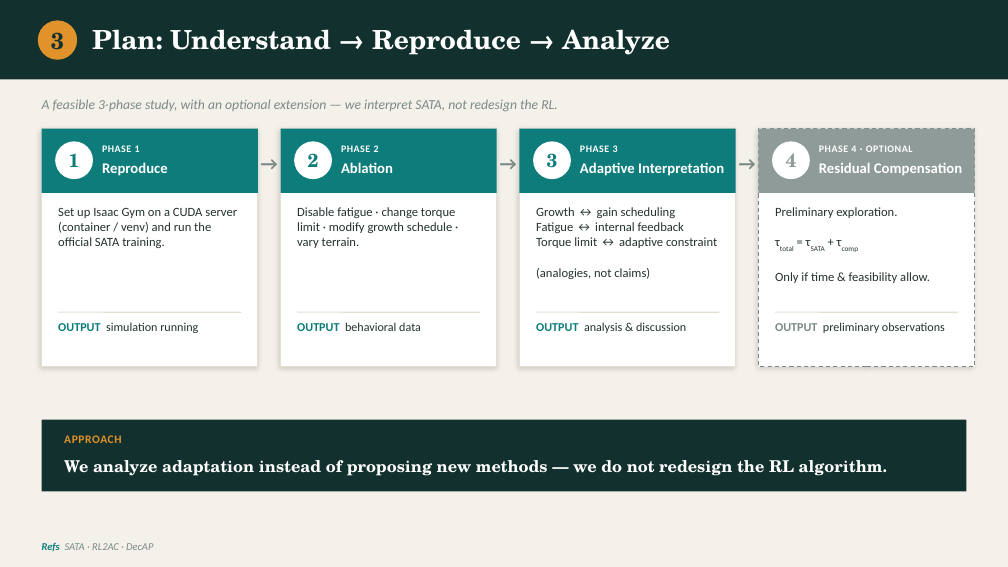
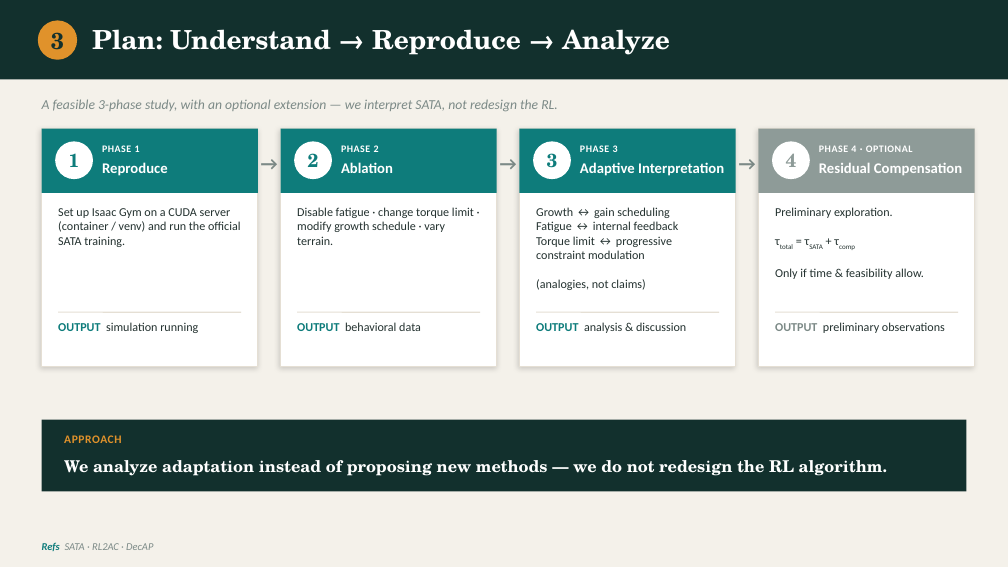
Before and after one commit to Stanley-1013/bio-inspired-adaptive-locomotion, a slide deck: slide 4 of docs/progress-report-v1.pptx. Drawn at 1008x567 pixels with LibreOffice and Linux fonts; fonts in the diff are those of the drawing. Boxes give left, top, right and bottom in pixels: in the first picture for what was removed or moved away, otherwise in the second. Text is boxed around its words. In the diff, an @@ line names an element or a change of style, - is before the commit and + after.

```diff
--- a/docs/progress-report-v1.pptx
+++ b/docs/progress-report-v1.pptx
@@ rectangle at <box>758,129,975,367</box>: outline #7C8A87 1 pt dashed to #E5DFD4 1 pt @@
@@ text at <box>536,207,679,290</box>: size 12 to 11.5 pt in "Growth ↔ gain scheduling", "Fatigue ↔ internal feedback", "(analogies, not claims)" @@
@@ size 12 to 11.5 pt in 3 elements at <box>58,208,241,247</box>, <box>297,207,474,245</box>, <box>775,207,924,279</box> @@
@@ text at <box>536,236,672,259</box>: text changed; size 12 to 11.5 pt @@
-Torque limit ↔ adaptive constraint
+Torque limit ↔ progressive constraint modulation
```
Also in this commit, not shown: 2 other slides changed, 2 other files.
